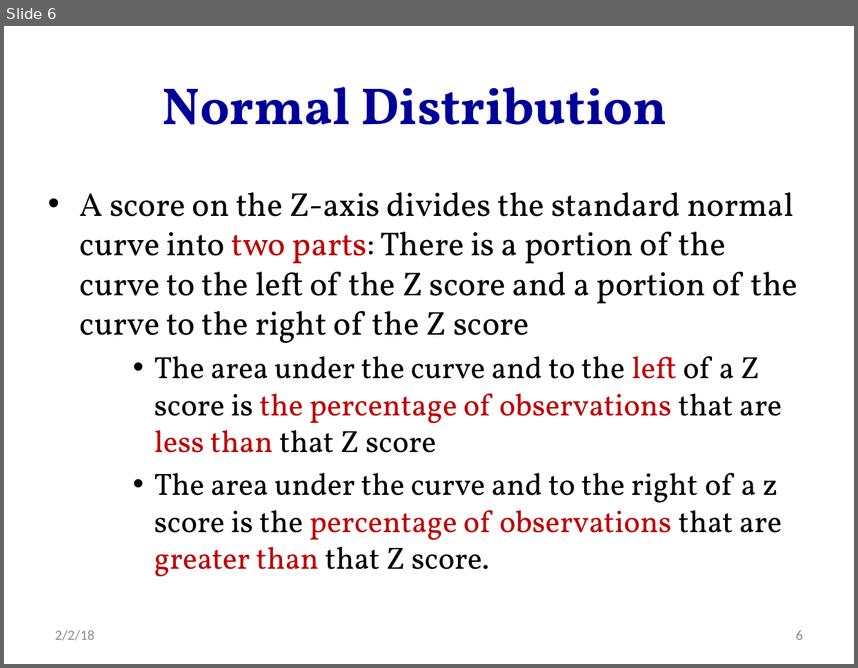
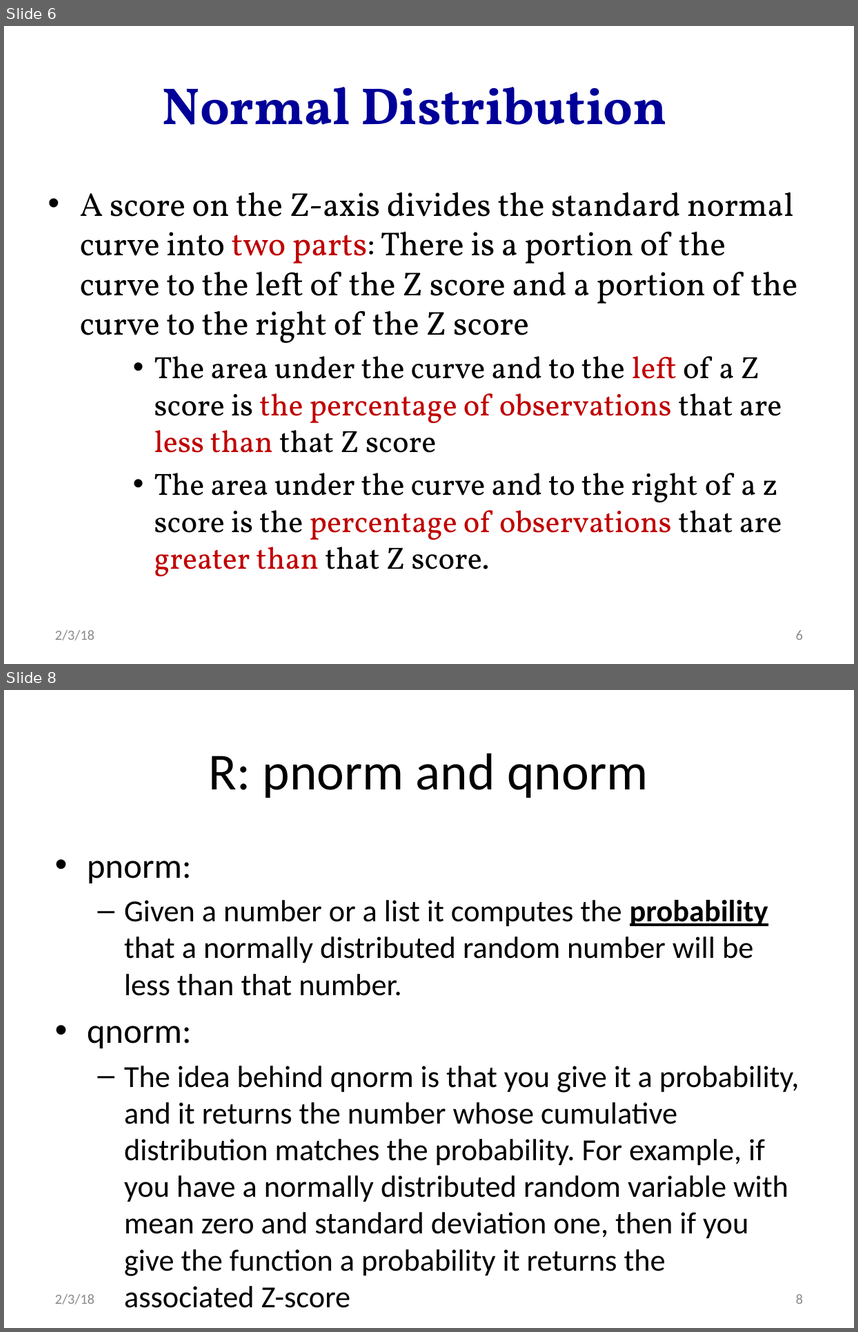
Before and after one commit to hejibo/Psychological-Statistics, a slide deck: Lecture 5- Exercise--Normal Curve, Linear Transformations, and Standard Scores/Lecture 5- Exercise--Normal Curve, Linear Transformations, and Standard Scores.pptx. Shown one above the other, each under a label of ours: slide 6 before the commit, slides 6 and 8 after it; the slides between them are not shown. The pictures are 858x668 and 858x1332 pixels, drawn with LibreOffice and Linux fonts; fonts in the diff are those of the drawing. Boxes give left, top, right and bottom in pixels: in the first picture for what was removed or moved away, otherwise in the second. Text is boxed around its words. In the diff, an @@ line names an element or a change of style, - is before the commit and + after.

Commit message:
add correct solution for excercise 4, about qnorm

```diff
--- a/Lecture 5- Exercise--Normal Curve, Linear Transformations, and Standard Scores/Lecture 5- Exercise--Normal Curve, Linear Transformations, and Standard Scores.pptx
+++ b/Lecture 5- Exercise--Normal Curve, Linear Transformations, and Standard Scores/Lecture 5- Exercise--Normal Curve, Linear Transformations, and Standard Scores.pptx
@@ slide 8 added at <box>4,690,854,1328</box>, background #FFFFFF @@
@@ title added at <box>209,753,648,798</box>, 44 pt, text #000000 @@
+R: pnorm and qnorm
@@ text added at <box>87,860,799,1276</box>, 25.9 pt, text #000000 @@
+• pnorm:
+  – Given a number or a list it computes the probability that a normally distributed random number will be less than that number.
+• qnorm:
+  – The idea behind qnorm is that you give it a probability, and it returns the number whose cumulative distribution matches the probability. For example, if you have a normally distributed random variable with mean zero and standard deviation one, then if you give the function a probability it returns the associated Z-score
@@ text added at <box>55,1294,94,1304</box>, 12 pt, text #8C8C8C @@
+2/3/18
@@ page number added at <box>796,1294,803,1303</box>, 12 pt, text #8C8C8C @@
+8
@@ slide 6 changed as well @@
@@ text at <box>55,630,94,640</box>: text changed @@
-2/2/18
+2/3/18
```
Also in this commit, not shown: 20 other slides changed, 3 other slides added, 8 other files.
